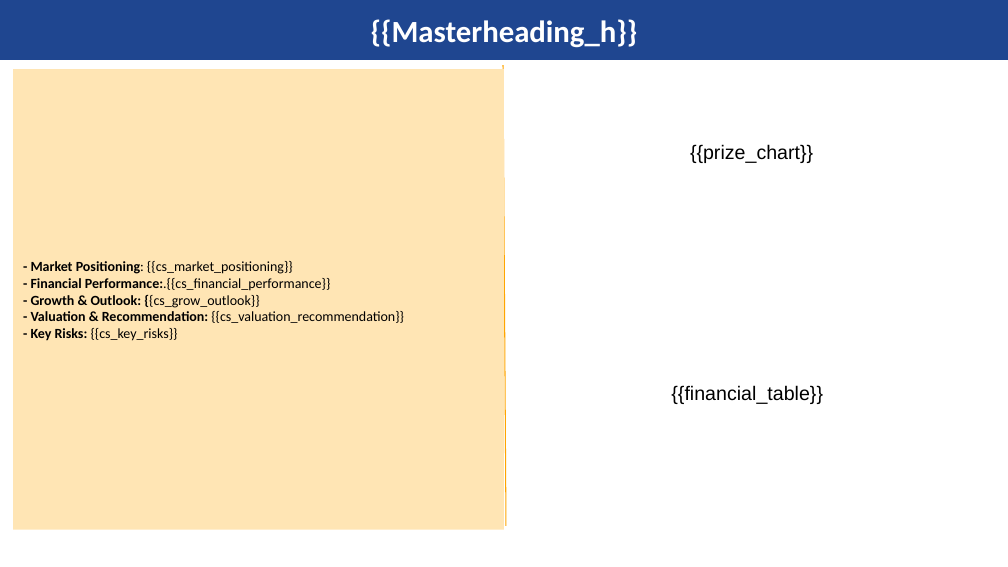
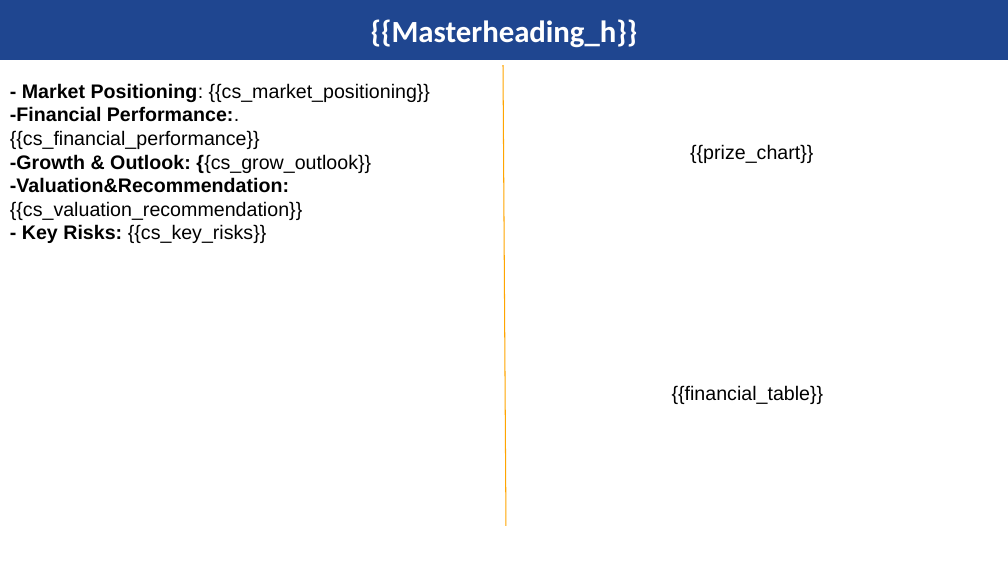
Before and after one commit to kishanyash/fluffy-lamp, a slide deck: slide 2 of master_template.pptx. Drawn at 1008x567 pixels with LibreOffice and Linux fonts; fonts in the diff are those of the drawing; background and template pictures are left out. Boxes give left, top, right and bottom in pixels: in the first picture for what was removed or moved away, otherwise in the second. Text is boxed around its words. In the diff, an @@ line names an element or a change of style, - is before the commit and + after.

```diff
--- a/master_template.pptx
+++ b/master_template.pptx
@@ text "- Market Positioning: {{cs_market_positioning}}": place and size @@
-text "- Market Positioning: {{cs_market_positioning}}" at (13, 70, 504, 530)
+text "- Market Positioning: {{cs_market_positioning}}" at (10, 83, 430, 243)
@@ text "- Market Positioning: {{cs_market_positioning}}" at (10, 83, 430, 243): vertical alignment middle to top; fill #FFE5B4 to none @@
@@ text at (22, 83, 430, 243): size 10 to 14 pt, font Calibri to Arial in "- Market Positioning: {{cs_market_positioning}}", "- Key Risks: {{cs_key_risks}}"; alignment justified to left @@
@@ text at (10, 106, 371, 220): text changed; size 10 to 14 pt; font Calibri to Arial @@
-- Financial Performance:.{{cs_financial_performance}}
-- Growth & Outlook: {{cs_grow_outlook}}
-- Valuation & Recommendation: {{cs_valuation_recommendation}}
+-Financial Performance:.{{cs_financial_performance}}
+-Growth & Outlook: {{cs_grow_outlook}}
+-Valuation&Recommendation:{{cs_valuation_recommendation}}
```
Also in this commit, not shown: 10 other slides changed, 1 slide added.
